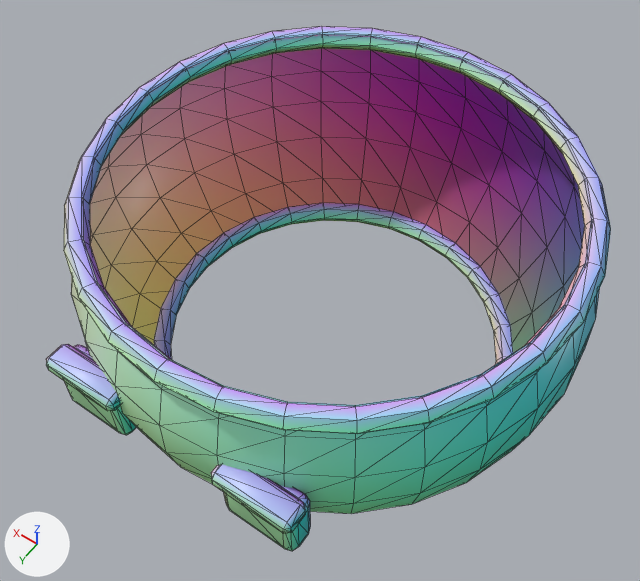
Before and after pictures for a commit that changed the glTF model game/assets/models/characters/acc_vest.glb.
Rendered twice from a 50 mm camera at (-0.14, 0.199, 0.394) aimed at (0.0, 0.003, 0.085). Lighting does not change. The marker at lower left points along +X, +Y and +Z. The picture after the commit comes second. Mesh edges are drawn as thin lines. Where no turn or scale is listed for an object, it has been applied to the vertices. Vertices at exactly the same position are counted once.

The first picture shows 'vest'.
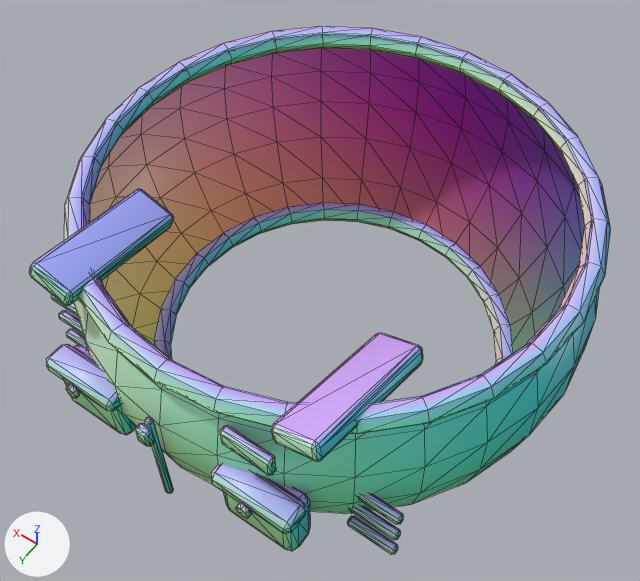
The change, as a list of edits to the scene's bpy script:
```text
Add mat_m_toon_cloth:
    mat_m_toon_cloth = bpy.data.materials.new('M_toon_cloth')
    mat_m_toon_cloth.use_nodes = True; mat_m_toon_cloth.node_tree.nodes.clear()
    _N = mat_m_toon_cloth.node_tree.nodes; _L = mat_m_toon_cloth.node_tree.links
    n0 = _N.new('ShaderNodeBsdfPrincipled'); n0.name = 'Principled BSDF'
    n0.inputs[2].default_value = 0.4  # 'Roughness'
    n1 = _N.new('ShaderNodeOutputMaterial'); n1.name = 'Material Output'
    n2 = _N.new('ShaderNodeVertexColor'); n2.name = 'Color Attribute'
    _L.new(n0.outputs[0], n1.inputs[0])  # 'BSDF' to 'Surface'
    _L.new(n2.outputs[0], n0.inputs[0])  # 'Color' to 'Base Color'
Add mat_m_metal:
    mat_m_metal = bpy.data.materials.new('M_metal')
    mat_m_metal.use_nodes = True; mat_m_metal.node_tree.nodes.clear()
    _N = mat_m_metal.node_tree.nodes; _L = mat_m_metal.node_tree.links
    n0 = _N.new('ShaderNodeBsdfPrincipled'); n0.name = 'Principled BSDF'
    n0.inputs[2].default_value = 0.4  # 'Roughness'
    n1 = _N.new('ShaderNodeOutputMaterial'); n1.name = 'Material Output'
    n2 = _N.new('ShaderNodeVertexColor'); n2.name = 'Color Attribute'
    _L.new(n0.outputs[0], n1.inputs[0])  # 'BSDF' to 'Surface'
    _L.new(n2.outputs[0], n0.inputs[0])  # 'Color' to 'Base Color'
Change me_vest:
    remove me_vest.from_pydata(...)  # 692 vertices, 1312 faces; spans x -0.112..0.112, y -0.12..0.106, z 0.032..0.14
    add me_vest.from_pydata(...)  # 1052 vertices, 1980 faces; spans x -0.112..0.112, y -0.12..0.112, z 0.032..0.148
    me_vest part 1: the loose piece of 24 vertices spanning x -0.06..-0.024, y 0.094..0.106, z 0.096..0.104 is copied, and the copy is scaled about its middle by (0.62, 0.294, 0.5), then moved by (-0.035, -0.024, -0.035), in mat_m_toon_cloth; it spans x -0.088..-0.066, y 0.074..0.078, z 0.063..0.067
    me_vest part 2: the loose piece of 24 vertices spanning x -0.06..-0.024, y 0.094..0.106, z 0.096..0.104 is copied, and the copy is scaled about its middle by (0.62, 0.294, 0.5), then moved by (-0.035, -0.024, -0.021), in mat_m_toon_cloth; it spans x -0.088..-0.066, y 0.074..0.078, z 0.077..0.081
    me_vest part 3: the loose piece of 24 vertices spanning x -0.06..-0.024, y 0.094..0.106, z 0.096..0.104 is copied, and the copy is scaled about its middle by (0.62, 0.294, 0.5), then moved by (-0.035, -0.024, -0.007), in mat_m_toon_cloth; it spans x -0.088..-0.066, y 0.074..0.078, z 0.091..0.095
    me_vest part 4: the loose piece of 24 vertices spanning x 0.024..0.06, y 0.094..0.106, z 0.096..0.104 is copied, and the copy is scaled about its middle by (0.62, 0.294, 0.5), then moved by (0.035, -0.024, -0.035), in mat_m_toon_cloth; it spans x 0.066..0.088, y 0.074..0.078, z 0.063..0.067
    me_vest part 5: the loose piece of 24 vertices spanning x 0.024..0.06, y 0.094..0.106, z 0.096..0.104 is copied, and the copy is scaled about its middle by (0.62, 0.294, 0.5), then moved by (0.035, -0.024, -0.021), in mat_m_toon_cloth; it spans x 0.066..0.088, y 0.074..0.078, z 0.077..0.081
    me_vest part 6: the loose piece of 24 vertices spanning x 0.024..0.06, y 0.094..0.106, z 0.096..0.104 is copied, and the copy is scaled about its middle by (0.62, 0.294, 0.5), then moved by (0.035, -0.024, -0.007), in mat_m_toon_cloth; it spans x 0.066..0.088, y 0.074..0.078, z 0.091..0.095
    me_vest part 7: the loose piece of 24 vertices spanning x -0.06..-0.024, y 0.094..0.106, z 0.096..0.104 is copied, and the copy is scaled about its middle by (0.62, 0.294, 1.33), then moved by (0.004, -0.002, 0.025), in mat_m_toon_cloth; it spans x -0.049..-0.027, y 0.096..0.1, z 0.12..0.13
    me_vest part 8: the loose piece of 24 vertices spanning x -0.06..-0.024, y 0.094..0.106, z 0.096..0.104 is copied, and the copy is scaled about its middle by (0.141, 0.294, 1.33), then moved by (0.042, 0.01, 0.013), in mat_m_metal; it spans x -0.003..0.003, y 0.108..0.112, z 0.108..0.117
    me_vest part 9: a new loose piece, an 8-sided cylinder along y spanning x -0.045..-0.039, y 0.107..0.109, z 0.097..0.103, in mat_m_metal
    me_vest part 10: a new loose piece, an 8-sided cylinder along y spanning x 0.039..0.045, y 0.107..0.109, z 0.097..0.103, in mat_m_metal
    me_vest part 11: a new loose piece of 56 vertices spanning x -0.069..-0.045, y 0.035..0.095, z 0.124..0.148, in mat_m_toon_cloth
    me_vest part 12: a new loose piece of 56 vertices spanning x 0.045..0.069, y 0.035..0.095, z 0.124..0.148, in mat_m_toon_cloth
    me_vest part 13: a new loose piece of 24 vertices spanning x -0.002..0.002, y 0.105..0.109, z 0.062..0.119, in mat_m_metal
    me_vest part 14: 336 faces spanning x -0.112..0.112, y -0.12..0.104, z 0.034..0.14 switch from mat_m_toon_base to mat_m_toon_cloth
    add me_vest.materials.append(mat_m_metal)
```

Boxes [x1, y1, x2, y2] around the edits, measured in the pictures (640 x 581 px):
'vest', reshaped: before [46, 27, 611, 551]; after [29, 27, 611, 554]
part 1 of me_vest, added (blue): after [348, 516, 398, 554]
part 2 of me_vest, added (blue): after [349, 507, 401, 540]
part 3 of me_vest, added (blue): after [359, 494, 404, 524]
part 4 of me_vest, added: after [66, 329, 88, 349]
part 5 of me_vest, added: after [59, 310, 84, 335]
part 6 of me_vest, added (mostly hidden): after [51, 294, 78, 316]
part 7 of me_vest, added: after [220, 425, 276, 475]
part 8 of me_vest, added: after [136, 423, 155, 447]
part 9 of me_vest, added: after [236, 503, 252, 518]
part 10 of me_vest, added: after [66, 384, 80, 398]
part 11 of me_vest, added (purple): after [271, 333, 423, 461]
part 12 of me_vest, added (blue): after [29, 189, 174, 306]
part 13 of me_vest, added: after [144, 417, 173, 494]
part 14 of me_vest, recoloured: [74, 186, 397, 514] in both
